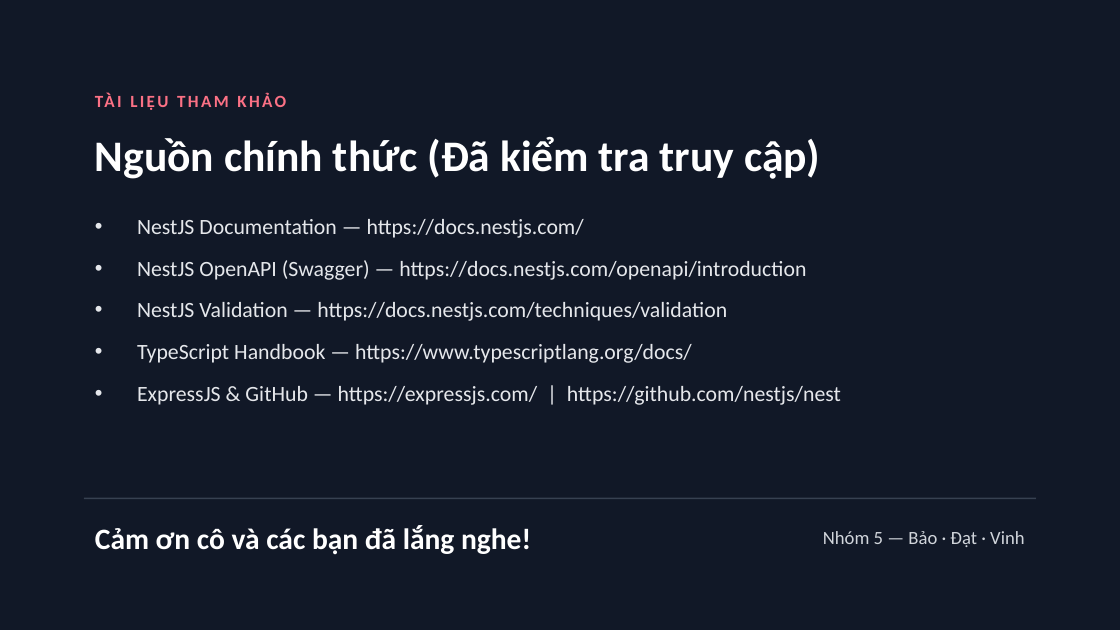
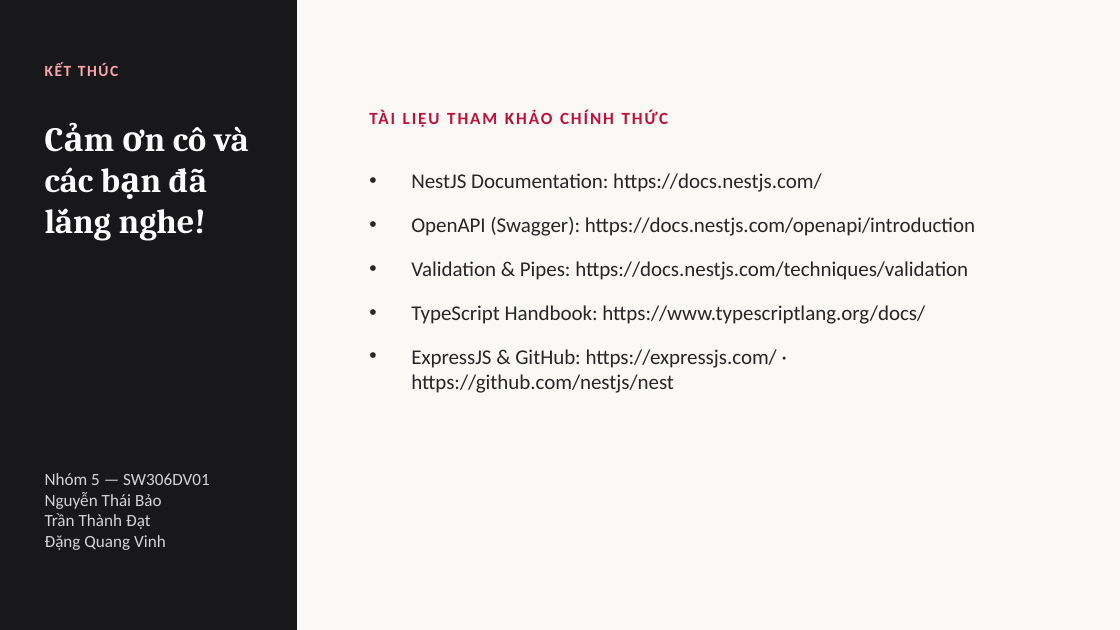
Before and after one commit to Musual-Moncra/nestjs-presentation-group5, a slide deck: slide 10 of Slide_ThuyetTrinh_NestJS_Nhom5.pptx (slide 11 before the commit). Drawn at 1120x630 pixels with LibreOffice and Linux fonts; fonts in the diff are those of the drawing. Boxes give left, top, right and bottom in pixels: in the first picture for what was removed or moved away, otherwise in the second. Text is boxed around its words. In the diff, an @@ line names an element or a change of style, - is before the commit and + after.

Commit message:
design: distinct split-editorial layout for Group 5 and remove demo instruction slide

```diff
--- a/Slide_ThuyetTrinh_NestJS_Nhom5.pptx
+++ b/Slide_ThuyetTrinh_NestJS_Nhom5.pptx
@@ background #111827 to #FAF9F6 @@
@@ rectangle added at bbox=[0, 0, 297, 629], fill #18181B @@
@@ text added at bbox=[45, 62, 118, 76], 10 pt, text #FDA4AF, bold @@
+KẾT THÚC
@@ text "Cảm ơn cô và các ...": place and size @@
-text "Cảm ơn cô và các ..." at bbox=[95, 525, 531, 554]
+text "Cảm ơn cô và các ..." at bbox=[45, 126, 249, 241]
@@ text "Cảm ơn cô và các ..." at bbox=[45, 126, 249, 241]: size 19 to 22 pt, font Calibri to Cambria @@
@@ text at bbox=[358, 101, 1030, 134]: text changed; text colour #FB7185 to #BE123C @@
-TÀI LIỆU THAM KHẢO
+TÀI LIỆU THAM KHẢO CHÍNH THỨC
@@ text removed at bbox=[95, 137, 820, 179] @@
-Nguồn chính thức (Đã kiểm tra truy cập)
@@ text at bbox=[411, 173, 975, 393]: text changed; size 14 to 13.5 pt; text colour #E5E7EB to #27272A @@
-• NestJS Documentation — https://docs.nestjs.com/
-• NestJS OpenAPI (Swagger) — https://docs.nestjs.com/openapi/introduction
-• NestJS Validation — https://docs.nestjs.com/techniques/validation
-• TypeScript Handbook — https://www.typescriptlang.org/docs/
-• ExpressJS & GitHub — https://expressjs.com/ | https://github.com/nestjs/nest
+• NestJS Documentation: https://docs.nestjs.com/
+• OpenAPI (Swagger): https://docs.nestjs.com/openapi/introduction
+• Validation & Pipes: https://docs.nestjs.com/techniques/validation
+• TypeScript Handbook: https://www.typescriptlang.org/docs/
+• ExpressJS & GitHub: https://expressjs.com/ · https://github.com/nestjs/nest
@@ text at bbox=[45, 473, 210, 550]: text changed; size 12 to 11 pt; text colour #D1D5DB to #D4D4D8 @@
-Nhóm 5 — Bảo · Đạt · Vinh
+Nhóm 5 — SW306DV01
+Nguyễn Thái Bảo
+Trần Thành Đạt
+Đặng Quang Vinh
@@ line removed from (84, 498) to (1036, 498) @@
```
Also in this commit, not shown: 6 other slides changed, 3 slides added, 4 slides removed, 2 other files.
